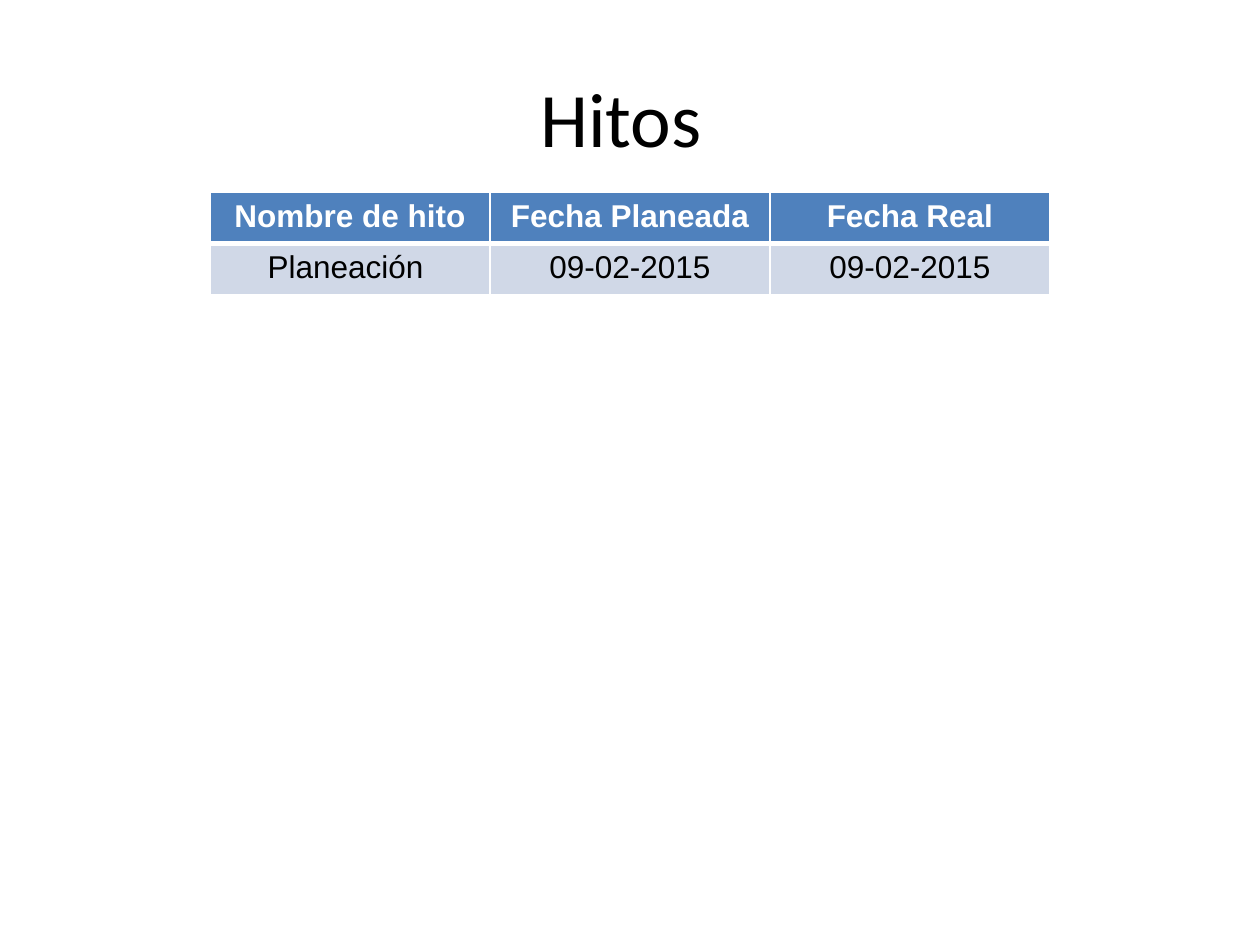
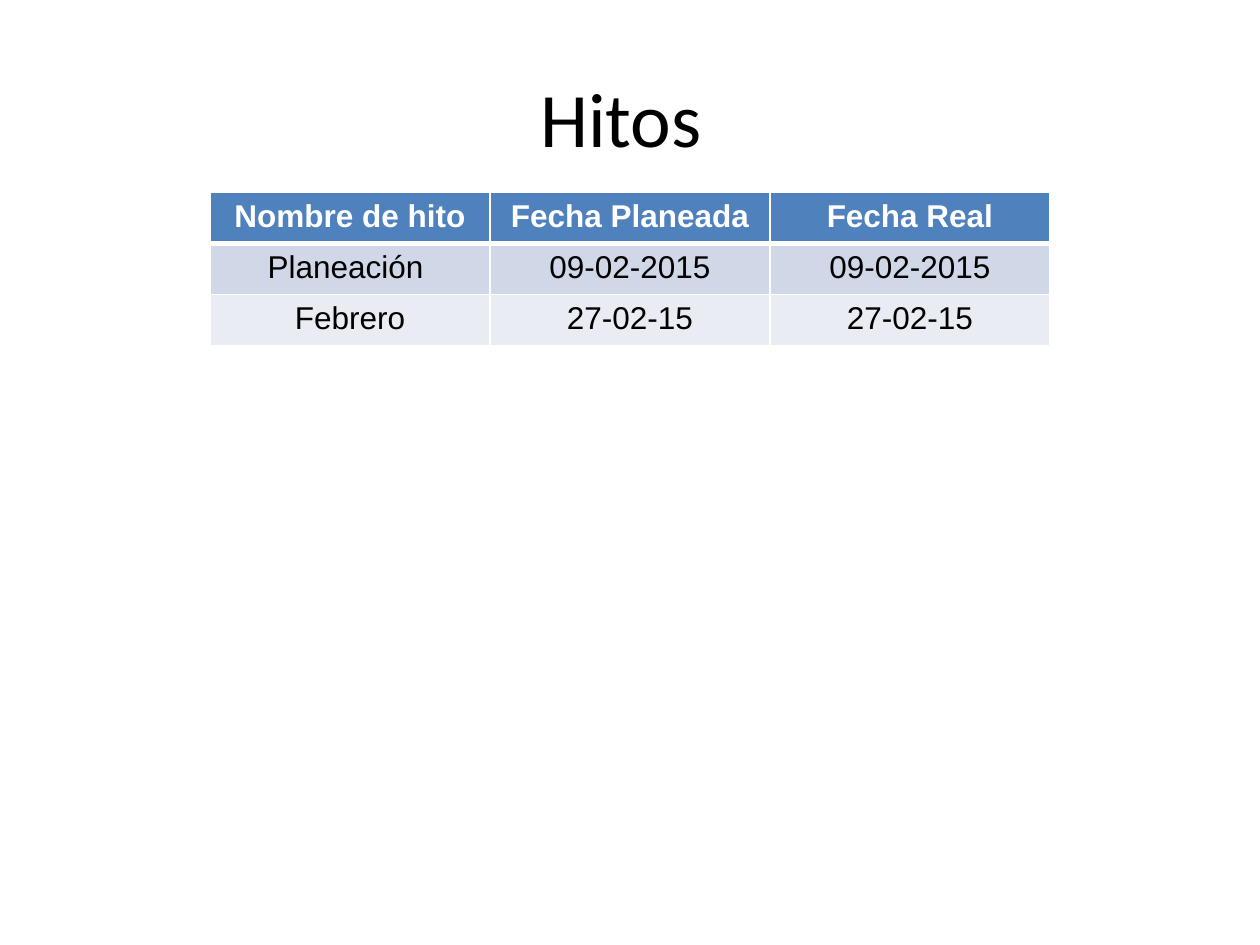
Before and after one commit to jovannyzepeda/qtp, a slide deck: slide 2 of qualtcom/Organizacional/Medicion y Monitoreo/Reporte Monitoreo-150227.pptx. Drawn at 1260x945 pixels with LibreOffice and Linux fonts; fonts in the diff are those of the drawing; background and template pictures are left out. Boxes give left, top, right and bottom in pixels: in the first picture for what was removed or moved away, otherwise in the second. Text is boxed around its words. In the diff, an @@ line names an element or a change of style, - is before the commit and + after.

Commit message:
Actualizando hitos correctos Febrero

```diff
--- a/qualtcom/Organizacional/Medicion y Monitoreo/Reporte Monitoreo-150227.pptx
+++ b/qualtcom/Organizacional/Medicion y Monitoreo/Reporte Monitoreo-150227.pptx
@@ table at (210, 193, 1050, 346) @@
+row 3: Febrero | 27-02-15 | 27-02-15
```
